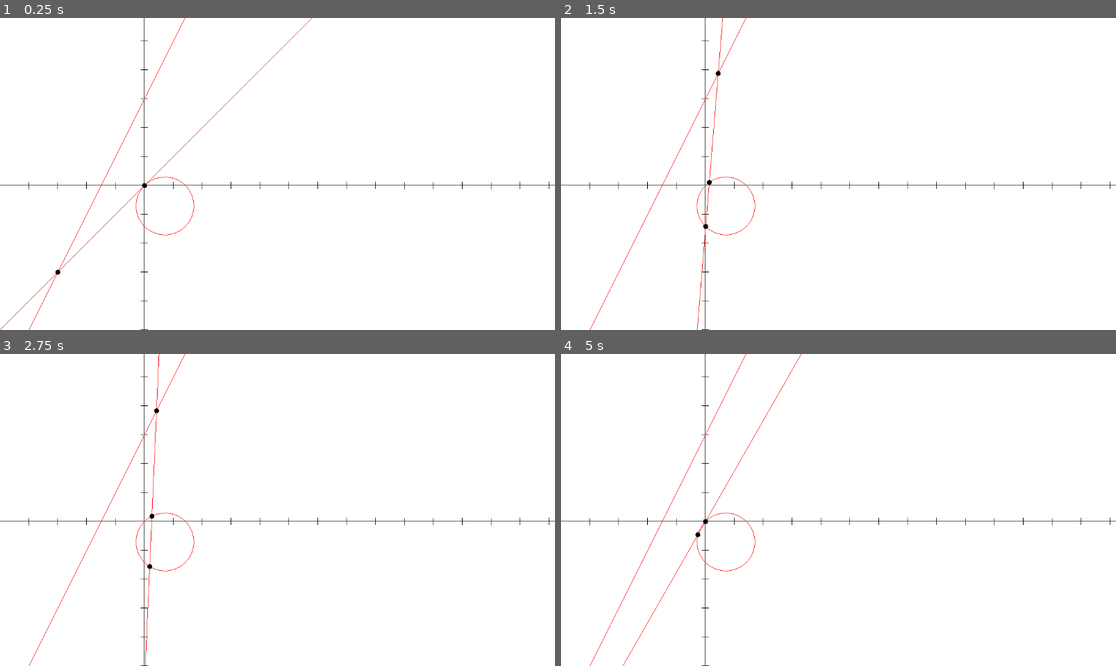
Above: before the commit, frames 1-4 (two rows, left to right).
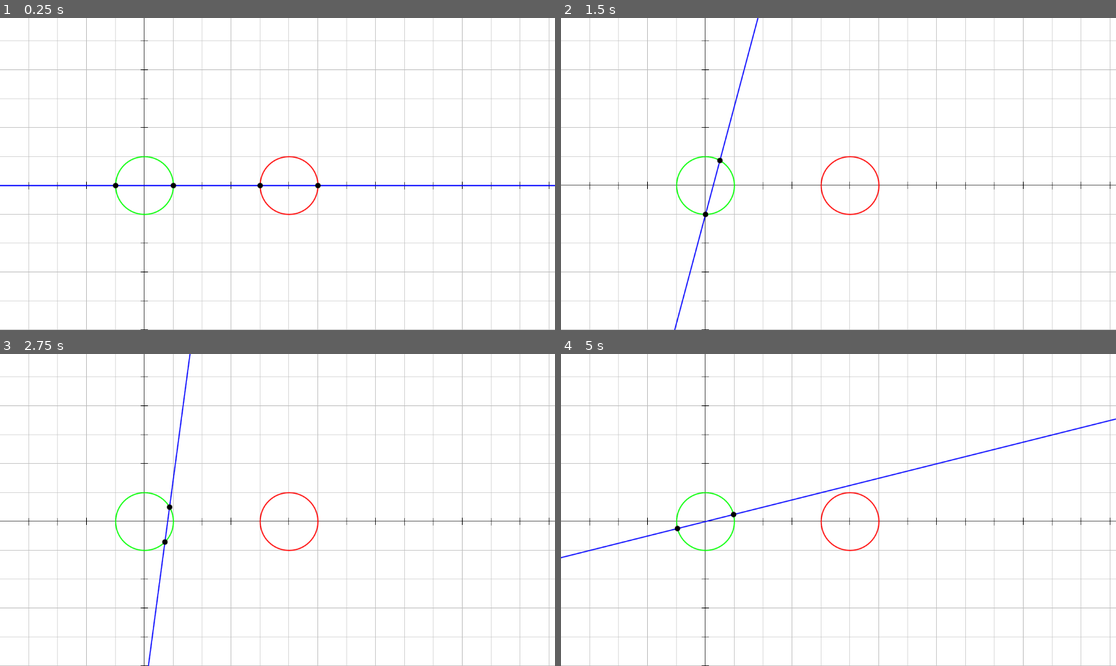
Above: after the commit, the same moments.

Repository: SalticHash/Lines
Game: Godot game, scene res://main_menu/math_renderer.tscn
The game is run twice, just before and just after one commit, with the same random seed, the same clock (stepped at 60 frames per second) and the same inputs. The project has no main scene, so this scene is started directly.
Inputs (mouse positions are in pixels of both pictures, inside the frame that each line leads up to):
- Up to frame 1 (0.25 s): no input
- Up to frame 2 (1.5 s): tap Enter at 0.5 s; move the mouse to (960, 158) at 0.52 s; hold D (test_right) 0.53-1.28 s; move the mouse to (727, 189) at 1.27 s; hold S (test_down) from 1.28 s (still down)
- Up to frame 3 (2.75 s): move the mouse to (333, 441) at 2.02 s; release S (test_down) at 2.03 s; hold D (test_right) from 2.03 s (still down)
- Up to frame 4 (5 s): move the mouse to (810, 572) at 2.77 s; release D (test_right) at 2.78 s; hold W (test_up) 2.78-3.53 s; move the mouse to (1005, 556) at 3.52 s; hold A (test_left) from 3.53 s (still down); move the mouse to (672, 463) at 4.27 s

The runs differ from the first frame. In frame 1, 5.4% of the frame differs, in the area x 0-100%, y 0-100%; in frame 2, 5.0%; in frame 3, 5.0%; in frame 4, 5.3%.

Commit message:
Added Shapes, fixed grid
Added Shape, Line and Circle Nodes / Class
Made the renderer graph its children that are Shape.
Reworked grid and axis interval drawing system, now it works.
Added helper functions to the new Shape objects.

Diff:
--- a/main_menu/math_renderer.tscn
+++ b/main_menu/math_renderer.tscn
@@ -1,6 +1,8 @@
 [gd_scene format=3 uid="uid://b5e1r2soagjcc"]
 
 [ext_resource type="Script" uid="uid://c1l00t7w8csdl" path="res://math_renderer/math_renderer.gd" id="1_4k6sn"]
+[ext_resource type="Script" uid="uid://clmpo36uaprwd" path="res://math_renderer/objects/line.gd" id="2_1e4qy"]
+[ext_resource type="Script" uid="uid://bg6y2ga0ex1b" path="res://math_renderer/objects/circle.gd" id="3_wrt2o"]
 
 [node name="MathRenderer" type="Control" unique_id=942960041]
 layout_mode = 3
@@ -10,3 +12,19 @@
 grow_horizontal = 2
 grow_vertical = 2
 script = ExtResource("1_4k6sn")
+
+[node name="Circle" type="Node" parent="." unique_id=154076372]
+script = ExtResource("3_wrt2o")
+position = Vector2(5, 0)
+metadata/_custom_type_script = "uid://bg6y2ga0ex1b"
+
+[node name="Circle2" type="Node" parent="." unique_id=1309300069]
+script = ExtResource("3_wrt2o")
+color = Color(0, 1, 0, 1)
+metadata/_custom_type_script = "uid://bg6y2ga0ex1b"
+
+[node name="Line" type="Node" parent="." unique_id=1361556223]
+script = ExtResource("2_1e4qy")
+m = 0.0
+color = Color(0, 0, 1, 1)
+metadata/_custom_type_script = "uid://clmpo36uaprwd"
--- a/math_renderer/math_renderer.gd
+++ b/math_renderer/math_renderer.gd
@@ -1,36 +1,52 @@
 extends Control
 
 var view: Rect2 = Rect2(-5, -5, 10, 10)
-var cm: float = 1.0
+var cm: float = 0.0
 var cb: float = 0.0
-
 
 func _process(delta: float) -> void:
 	view.size = size / 60
 	var dir = Input.get_vector(&"ui_left", &"ui_right", &"ui_down", &"ui_up")
-	view.position += delta * dir * 60 * 0.125 * Vector2(1.0, size.x / size.y)
-	cm += Input.get_axis(&"test_left", &"test_right") * 60 * delta * 0.25
+	view.position += delta * dir * 60 * Vector2(view.size.x / size.x, view.size.y / size.y)
+	cm += Input.get_axis(&"test_left", &"test_right") * 60 * delta * 0.085
 	cb += Input.get_axis(&"test_down", &"test_up") * 60 * delta * 0.125
+	$Line.m = snapped(cm, 0.25)
+	$Line.b = snapped(cb, 1)
 	queue_redraw()
 
 func _draw() -> void:
-	draw_grid(2)
+	draw_grid(Vector2i.UP, 1)
+	draw_grid(Vector2i.RIGHT, 1)
+	draw_axis(Vector2i.UP, 1)
 	draw_axis(Vector2i.RIGHT, 1)
-	draw_axis(Vector2i.UP, 1)
-	var p = Vector2(sqrt(2)/2,-sqrt(2)/2)#glob(get_global_mouse_position())
-	graph_line(cm, cb)
-	graph_line(2, 3)
-	graph_circle(1, p)
-	var i = circle_line_intersects(cm, cb, 1, p)
-	var j = circle_line_intersects(2, 3, 1, p)
-	var c = line_line_intersects(2, 3, cm, cb)
-	graph_points(i)
-	graph_points(j)
-	graph_points(c)
+
+	var intersections_drawn: Dictionary[int, bool] = {}
+	for node in get_children():
+		if node is not Shape: continue
+		if node is Circle: graph_circle(node.radius, node.position, node.color)
+		if node is Line: graph_line(node.m, node.b, node.color)
+
+	for node in get_children():
+		if node is not Shape: continue
+		for sibling in get_children():
+			if intersections_drawn.has(hash(sibling) + hash(node)):
+				continue
+			if sibling == node: continue
+			if node is not Shape: continue
+			var p: Array[Vector2]
+			if node is Circle and sibling is Line:
+				p = circle_line_intersects(sibling.m, sibling.b, node.radius, node.position)
+			if sibling is Circle and node is Line:
+				p = circle_line_intersects(node.m, node.b, sibling.radius, sibling.position)
+			if node is Line and sibling is Line:
+				p = line_line_intersects(node.m, node.b, sibling.m, sibling.b)
+			intersections_drawn[hash(sibling) + hash(node)] = true
+			graph_points(p)
 
 func graph_points(points: Array[Vector2]) -> void:
 	for point: Vector2 in points:
-		draw_circle(locv(point), 5, Color.BLACK)
+		draw_circle(locv(point), 5, Color.BLACK,  true, -1.0, true)
+
 func circle_line_intersects(m: float, b: float, r: float, p: Vector2) -> Array[Vector2]:
 	var a = 1 + m*m
 	var _b = 2 * (m*b - m*p.y - p.x)
@@ -54,36 +70,45 @@
 	var x: float = (b1 - b2) / (m2 - m1)
 	return [Vector2(x, x*m1 + b1)]
 
-func graph_circle(r: float, p: Vector2):
+func graph_circle(r: float, p: Vector2, color):
 	var mx = (size.x / view.size.x)
 	var my = (size.y / view.size.y)
-	draw_ellipse(locv(p), r * mx, r * my, Color.RED, false)
+	draw_ellipse(locv(p), r * mx, r * my, color, false, 1, true)
 
-func graph_line(m: float, b: float):
-	var p1 = Vector2(view.position.x, view.position.x * m + b)
-	var p2 = Vector2(view.end.x, view.end.x * m + b)
-	draw_line(locv(p1), locv(p2),Color.RED)
+func graph_line(m: float, b: float, color: Color):
+	var p1 = loc(view.position.x, view.position.x * m + b)
+	var p2 = loc(view.end.x, view.end.x * m + b)
+	draw_line(p1, p2, color, 1, true)
 
-func draw_grid(steps):
-	### TODO: Ts did not work
-	pass
+func draw_grid(axis: Vector2i, steps: float):
+	if axis == Vector2i.RIGHT:
+		var x = view.position.x - fmod(view.position.x, steps)
+		while (x < view.end.x):
+			draw_line(Vector2(locx(x), 0), Vector2(locx(x), size.y), Color.GRAY)
+			x += steps
+	if axis == Vector2i.UP:
+		var y = view.position.y - fmod(view.position.y, steps)
+		while (y < view.end.y):
+			draw_line(Vector2(0, locy(y)), Vector2(size.x, locy(y)), Color.GRAY)
+			y += steps
 
 func draw_axis(axis: Vector2i, steps: int):
 	var n = 0.125
-	var rang = range(view.position.y, view.end.y + 1, steps) \
-	if axis == Vector2i.UP else\
-	range(view.position.x, view.end.x + 1, steps)
-
-	for c in rang:
-		if axis == Vector2i.UP:
-			draw_line(loc(-n, c),loc(+n, c),Color.BLACK)
-		if axis == Vector2i.RIGHT:
-			draw_line(loc(c, -n),loc(c, +n),Color.BLACK)
 
 	if axis == Vector2i.UP:
 		draw_line(loc(0,view.position.y), loc(0,view.end.y), Color.BLACK)
+
+		var y = view.position.y - fmod(view.position.y, steps)
+		while (y < view.end.y):
+			draw_line(loc(-n, y), loc(+n, y), Color.BLACK)
+			y += steps
 	if axis == Vector2i.RIGHT:
 		draw_line(loc(view.position.x, 0), loc(view.end.x, 0), Color.BLACK)
+
+		var x = view.position.x - fmod(view.position.x, steps)
+		while (x < view.end.x):
+			draw_line(loc(x, -n), loc(x, +n), Color.BLACK)
+			x += steps
 
 func locx(x) -> float:
 	return loc(x, 0).x
--- /dev/null
+++ b/math_renderer/objects/circle.gd
@@ -0,0 +1,8 @@
+extends Shape
+class_name Circle
+
+@export var radius: float = 1.0
+@export var position: Vector2 = Vector2.ZERO
+
+func has_point(p: Vector2):
+	return is_equal_approx(p.distance_squared_to(position), radius*radius)
--- /dev/null
+++ b/math_renderer/objects/line.gd
@@ -0,0 +1,18 @@
+extends Shape
+class_name Line
+
+@export var m: float = 1.0
+@export var b: float = 0.0
+
+func set_from_points(one: Vector2, two: Vector2) -> void:
+	m = (two.y - one.y) / (two.x - one.x)
+	b = one.y - (m * one.x)
+
+func get_point_at_x(x: float) -> Vector2:
+	return Vector2(x, m*x + b)
+
+func get_point_at_y(y: float) -> Vector2:
+	return Vector2((y - b) / m, y)
+
+func has_point(p: Vector2) -> bool:
+	return get_point_at_x(p.x) == p
--- /dev/null
+++ b/math_renderer/objects/shape.gd
@@ -0,0 +1,4 @@
+extends Node
+class_name Shape
+
+@export var color: Color = Color.RED
Not shown, added: math_renderer/objects/circle.gd.uid
Not shown, added: math_renderer/objects/line.gd.uid
Not shown, added: math_renderer/objects/shape.gd.uid
